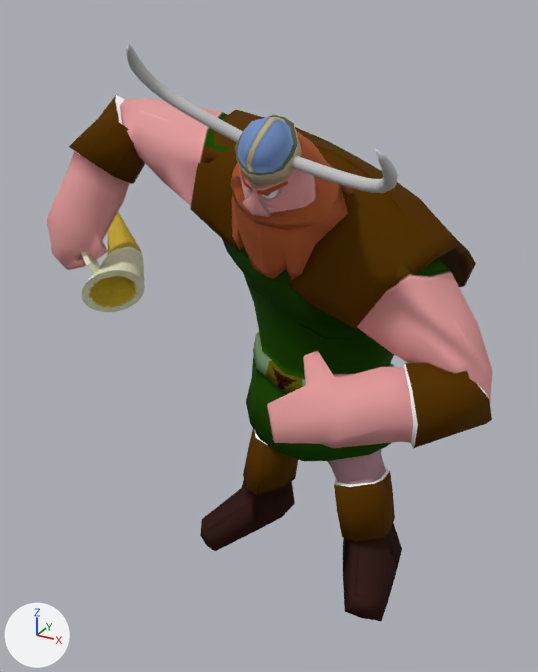
The OBJ model assets/Animacion/Vikingo/Celebracion/vikingoCelebracion_000482.obj: old version first, new version second.
Before and after are seen from a 50 mm lens placed at (3.48, -6.78, 6.34), pointed at (-0.4, 0.27, 2.82). Lighting does not change. The marker at lower left points along +X, +Y and +Z. Where no turn or scale is listed for an object, it has been applied to the vertices.

Names of what the first picture shows: 'Vilkingo_ikingoH', 'jarra_jarraH'.
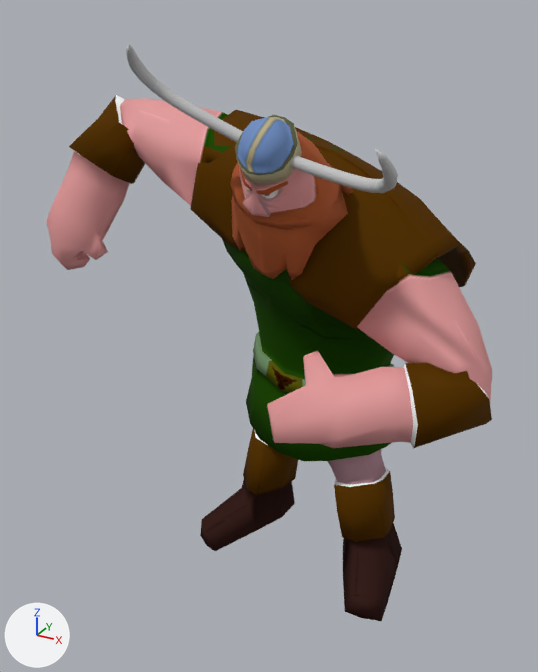
What differs and where, as boxes [x1, y1, x2, y2] in the pictures (538 x 672 px):
'jarra_jarraH', deleted: before [81, 212, 145, 312]

What changed in the scene script:
```text
Remove ob_jarra_jarrah:
    ob_jarra_jarrah = bpy.data.objects.new('jarra_jarraH', me_jarra_jarrah)
    ob_jarra_jarrah.location = (0.0, 0.0, 0.0)
```
